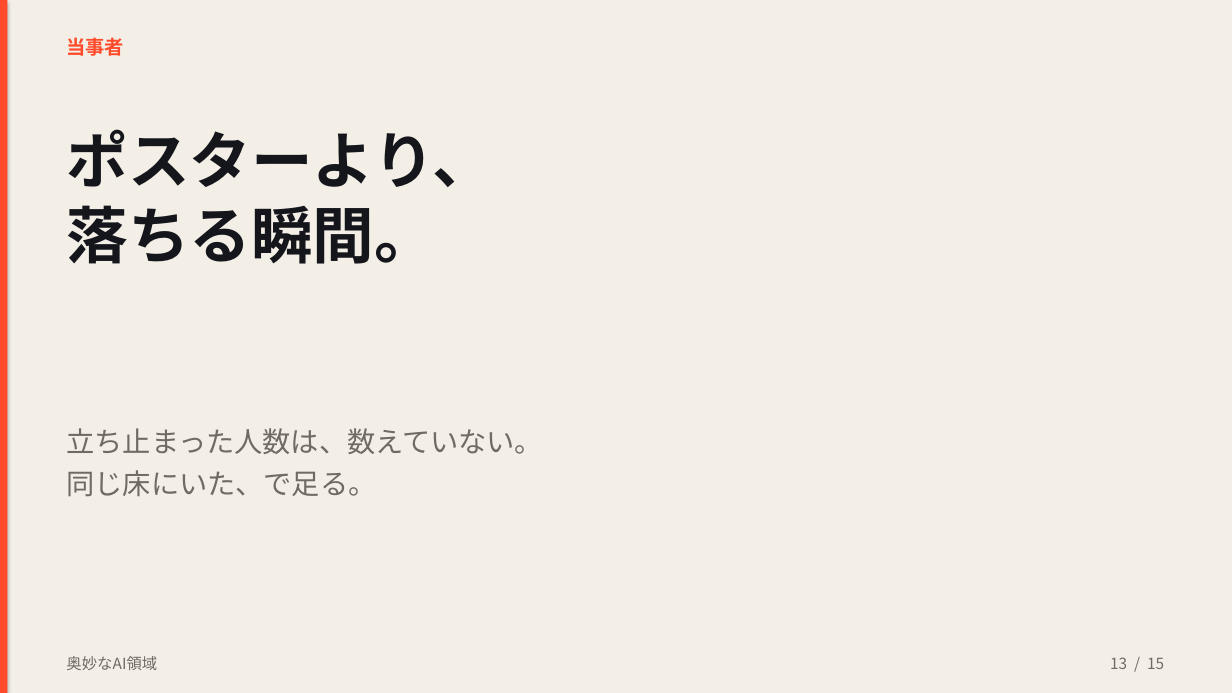
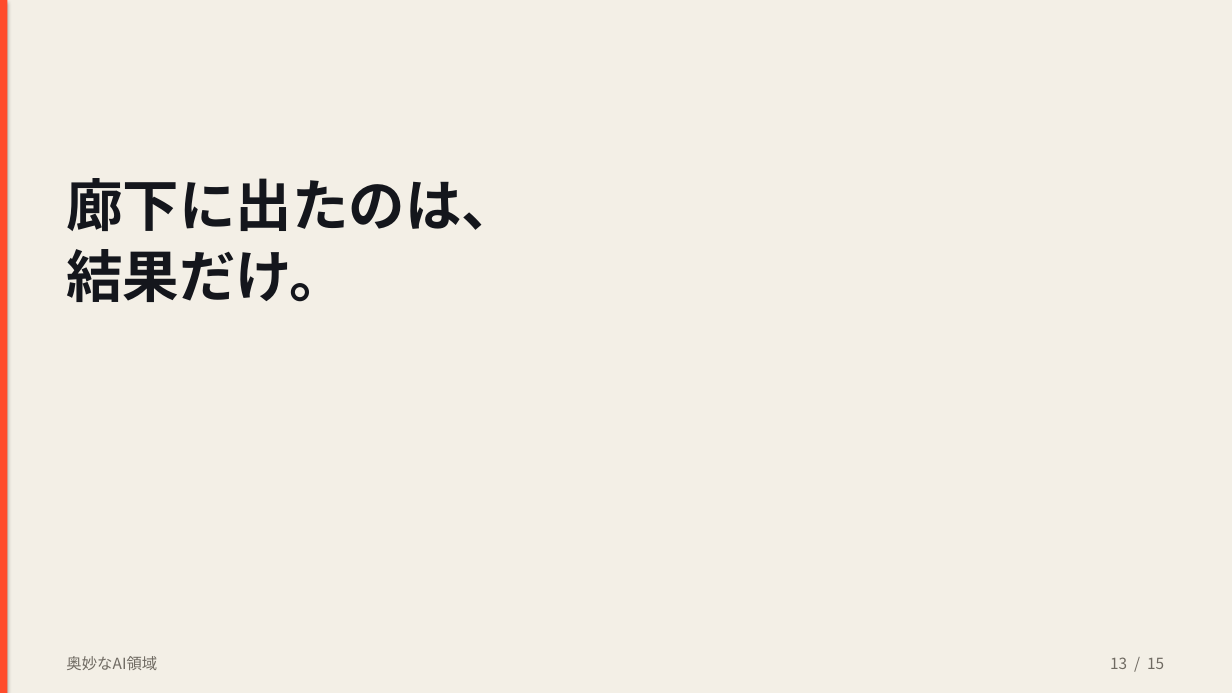
Before and after one commit to kouyozhang-design/vodcoach-ai, a slide deck: slide 13 of presentation/奥妙なAI領域_文化祭.pptx. Drawn at 1232x693 pixels with LibreOffice and Linux fonts; fonts in the diff are those of the drawing. Boxes give left, top, right and bottom in pixels: in the first picture for what was removed or moved away, otherwise in the second. Text is boxed around its words. In the diff, an @@ line names an element or a change of style, - is before the commit and + after.

```diff
--- a/presentation/奥妙なAI領域_文化祭.pptx
+++ b/presentation/奥妙なAI領域_文化祭.pptx
@@ text removed at bbox=[66, 37, 124, 56] @@
-当事者
@@ text removed at bbox=[66, 129, 493, 264] @@
-ポスターより、
-落ちる瞬間。
@@ text added at bbox=[66, 178, 518, 302], 44 pt, text #14161C, bold @@
+廊下に出たのは、
+結果だけ。
@@ text removed at bbox=[66, 428, 543, 497] @@
-立ち止まった人数は、数えていない。
-同じ床にいた、で足る。
```
Also in this commit, not shown: 10 other slides changed, 4 slides added, 4 slides removed, 2 other files.
